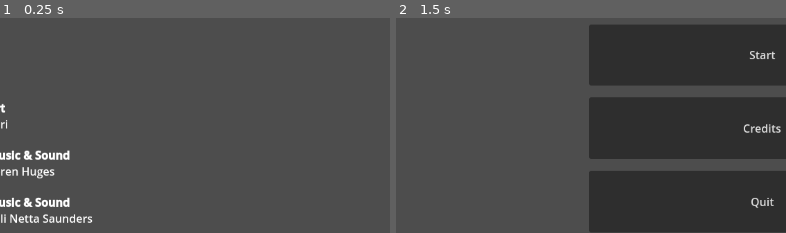
Above: before the commit, frames 1-2 (left to right).
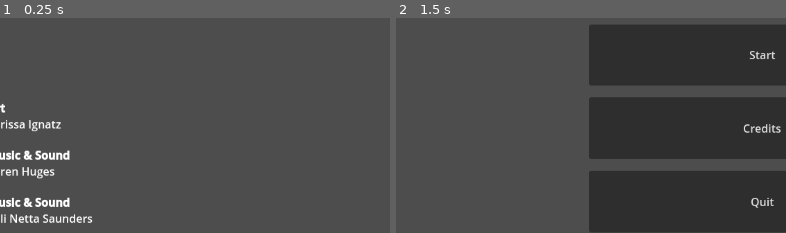
Above: after the commit, the same moments.

Repository: gringames/fem-devs-jam-24
Game: Godot game, scene res://menus/credits.tscn
Same seed, same stepped clock (60 frames per second), same inputs: the game is played once before the commit and once after it. The project has no main scene, so this scene is started directly. The engine's default icon, where the game draws it, is replaced by a stand-in: a white triangle on a blue panel in a dark square.
Inputs:
- Up to frame 1 (0.25 s): no input
- Up to frame 2 (1.5 s): tap Enter at 0.5 s; click "Back to Main Menu" at 1.25 s
The pictures show only the part of the screen within x 2-52%, y 26-75%; the shares and areas given below are measured in that part.

The runs differ from the first frame. In frame 1, 0.3% of the frame differs, in the area x 2-16%, y 47-54%; in frame 2, nothing differs.

Commit message:
add correct name for Lari

Diff:
--- a/femdevsjam24/menus/credits.tscn
+++ b/femdevsjam24/menus/credits.tscn
@@ -21,7 +21,7 @@
 size_flags_vertical = 3
 bbcode_enabled = true
 text = "[b]Art[/b]
-Lari"
+Larissa Ignatz"
 
 [node name="Label_MusicSound" type="RichTextLabel" parent="VBoxContainer"]
 layout_mode = 2
